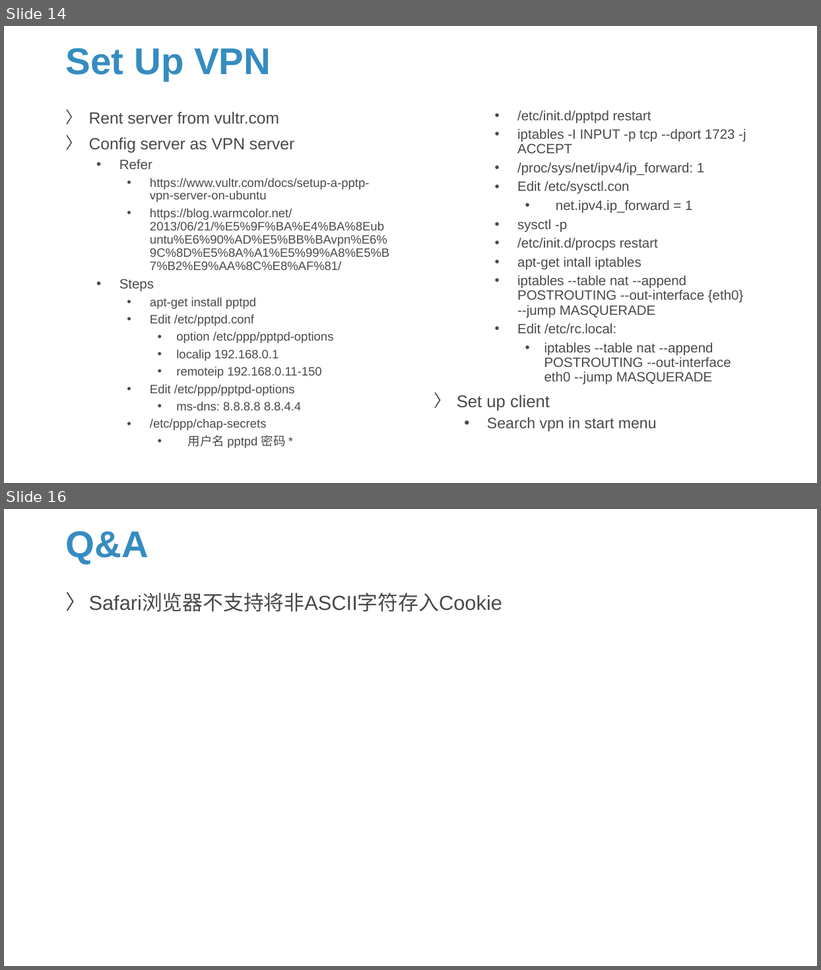
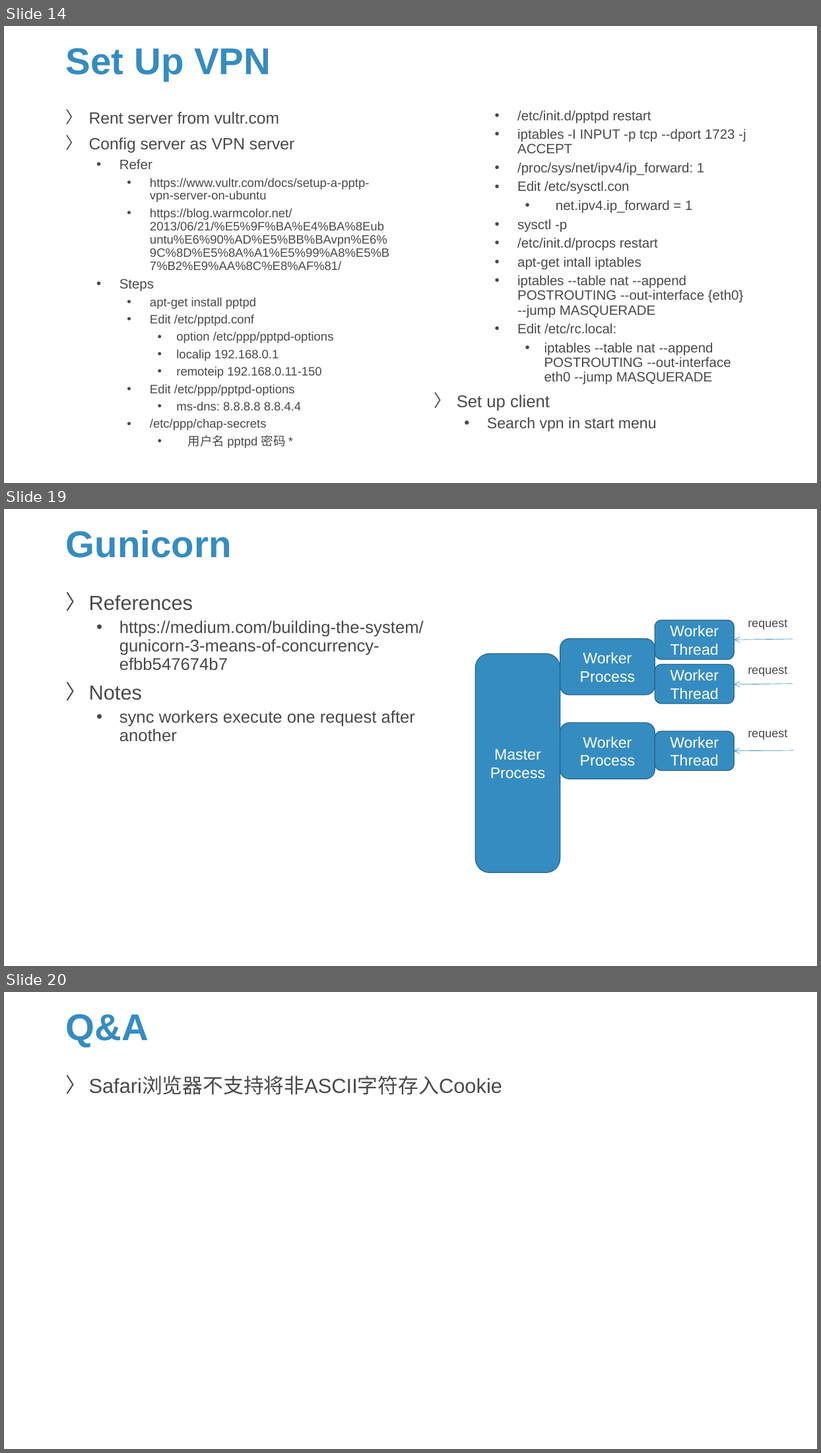
Before and after one commit to Sparks-Lu/TechNotes, a slide deck: Web/Server-Notes.pptx. Shown one above the other, each under a label of ours: slides 14 and 16 before the commit, slides 14, 19 and 20 after it; the slides between them are not shown. The pictures are 821x970 and 821x1453 pixels, drawn with LibreOffice and Linux fonts; fonts in the diff are those of the drawing; background and template pictures are left out. Boxes give left, top, right and bottom in pixels: in the first picture for what was removed or moved away, otherwise in the second. Text is boxed around its words. In the diff, an @@ line names an element or a change of style, - is before the commit and + after.

```diff
--- a/Web/Server-Notes.pptx
+++ b/Web/Server-Notes.pptx
@@ slide 19 added at (4,509,817,966), background picture (left out) @@
@@ title added at (66,530,232,558), 44 pt, text #358CC1, bold @@
+Gunicorn
@@ text added at (89,595,424,742), 20 pt, text #47494B @@
+〉 References
+  • https://medium.com/building-the-system/gunicorn-3-means-of-concurrency-efbb547674b7
+〉 Notes
+  • sync workers execute one request after another
@@ rounded rectangle added at (655,620,734,659), fill #358CC1, outline #27688F 1 pt, 18 pt, text #FFFFFF @@
+Worker Thread
@@ text added at (748,619,787,630), 14 pt, text #47494B @@
+request
@@ rounded rectangle added at (560,639,655,695), fill #358CC1, outline #27688F 1 pt, 18 pt, text #FFFFFF @@
+Worker Process
@@ arrow added from (793, 639) to (734, 640), #358CC1 0.5 pt @@
@@ rounded rectangle added at (475,654,560,873), fill #358CC1, outline #27688F 1 pt, 18 pt, text #FFFFFF @@
+Master Process
@@ rounded rectangle added at (655,665,734,704), fill #358CC1, outline #27688F 1 pt, 18 pt, text #FFFFFF @@
+Worker Thread
@@ text added at (748,666,787,677), 14 pt, text #47494B @@
+request
@@ arrow added from (793, 683) to (734, 685), #358CC1 0.5 pt @@
@@ rounded rectangle added at (560,723,655,779), fill #358CC1, outline #27688F 1 pt, 18 pt, text #FFFFFF @@
+Worker Process
@@ rounded rectangle added at (655,731,734,771), fill #358CC1, outline #27688F 1 pt, 18 pt, text #FFFFFF @@
+Worker Thread
@@ text added at (748,729,787,740), 14 pt, text #47494B @@
+request
@@ arrow added from (794, 751) to (734, 751), #358CC1 0.5 pt @@
@@ what was slide 16 is now slide 20 @@
```
Also in this commit, not shown: 1 slide changed, 3 other slides added, 13 other files.
